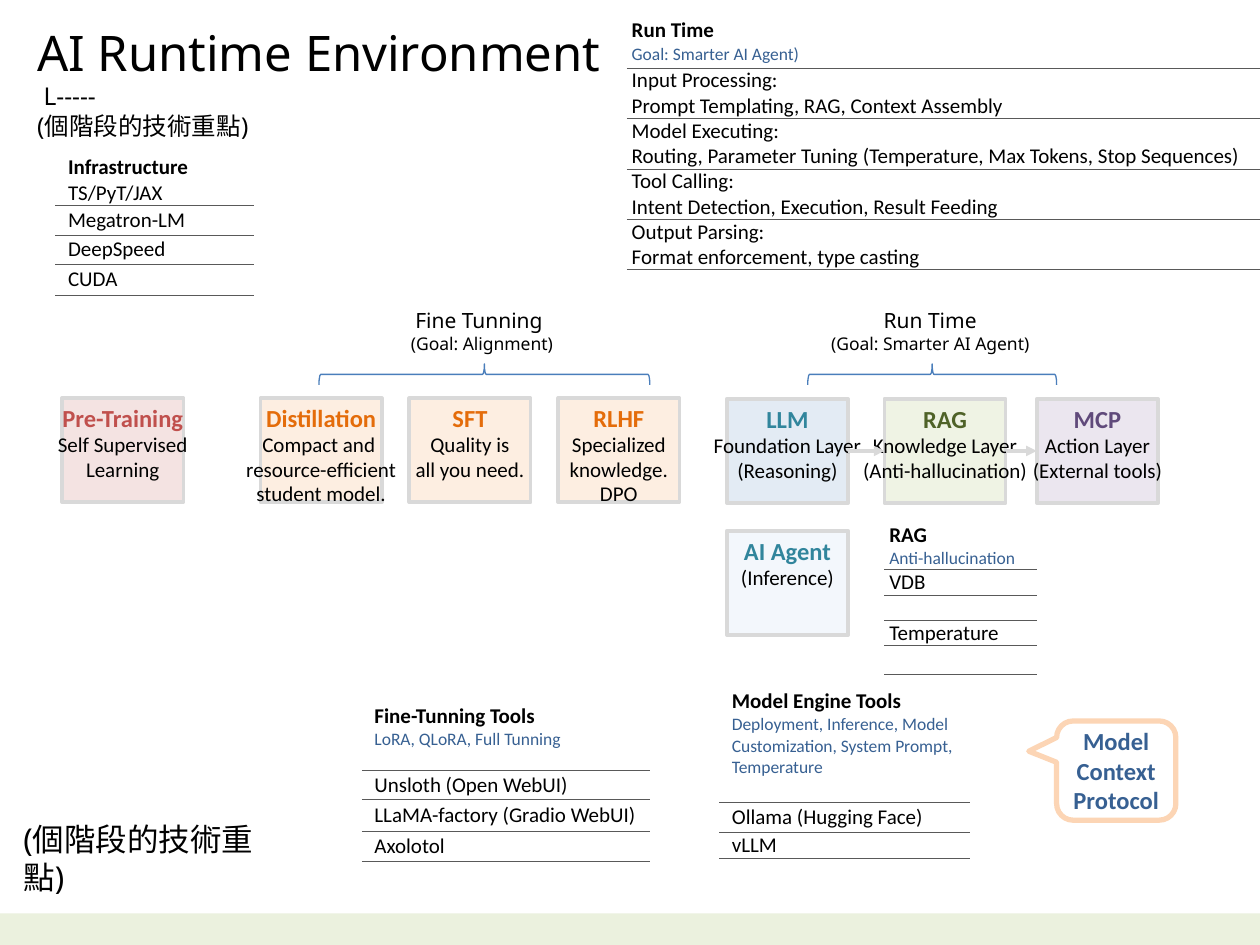
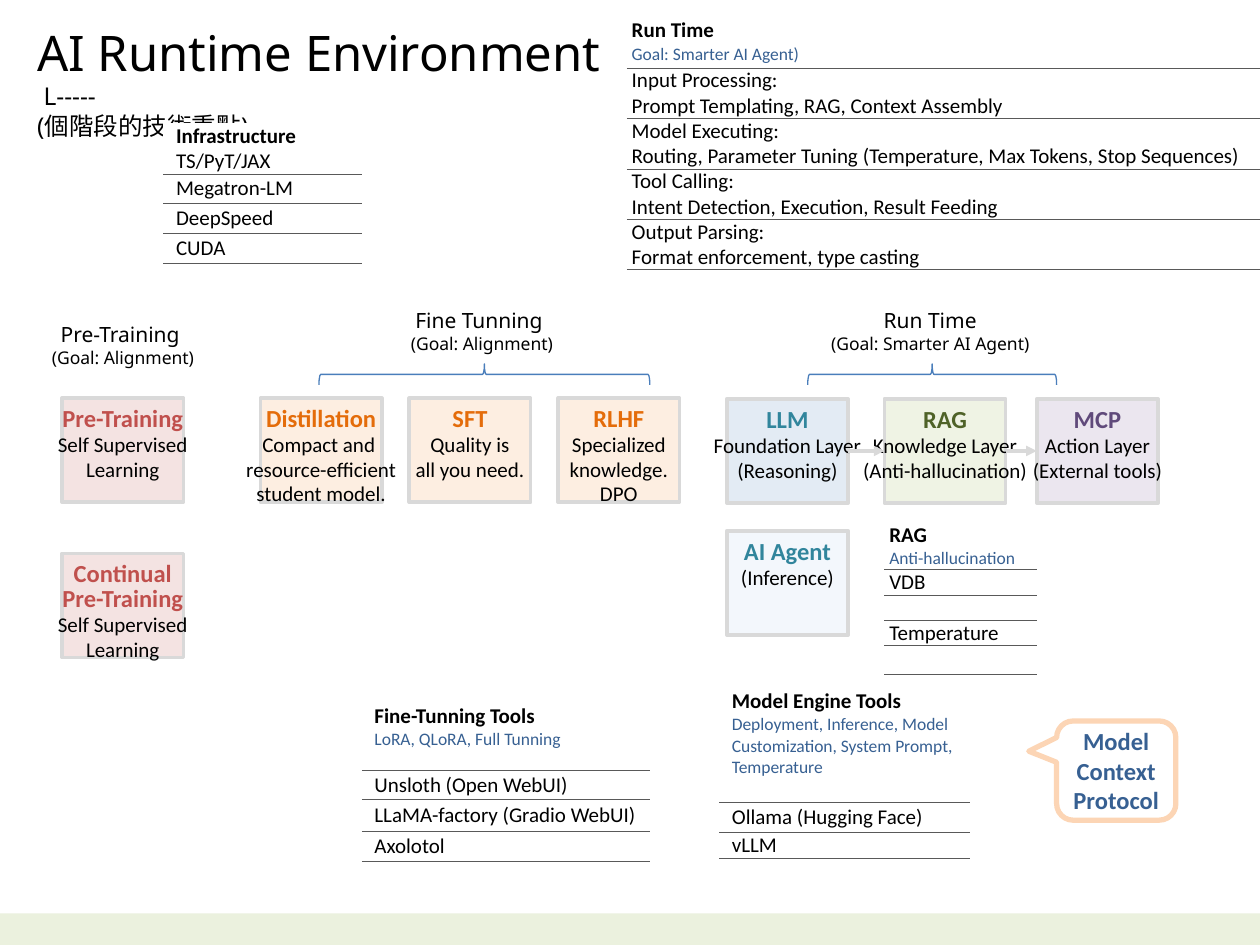
Before and after one commit to navibator/crazy-ai, a slide deck: slide 3 of ai-gemma.pptx. Drawn at 1260x945 pixels with LibreOffice and Linux fonts; fonts in the diff are those of the drawing. Boxes give left, top, right and bottom in pixels: in the first picture for what was removed or moved away, otherwise in the second. Text is boxed around its words. In the diff, an @@ line names an element or a change of style, - is before the commit and + after.

```diff
--- a/ai-gemma.pptx
+++ b/ai-gemma.pptx
@@ table: place and size @@
-table at [55, 155, 253, 295]
+table at [164, 123, 362, 263]
@@ text added at [61, 326, 180, 347], 10 pt, text #000000 @@
+Pre-Training
+(Goal: Alignment)
@@ rectangle added at [62, 553, 183, 658], fill #F2DCDB at 80% opacity, outline #D9D9D9 2 pt, 12 pt, text #000000 @@
+Continual
+Pre-Training
+Self Supervised
+Learning
@@ text removed at [23, 824, 253, 894] @@
-(個階段的技術重點)
```
Also in this commit, not shown: 4 other slides changed, 2 slides added, 5 slides removed, 1 other file.
